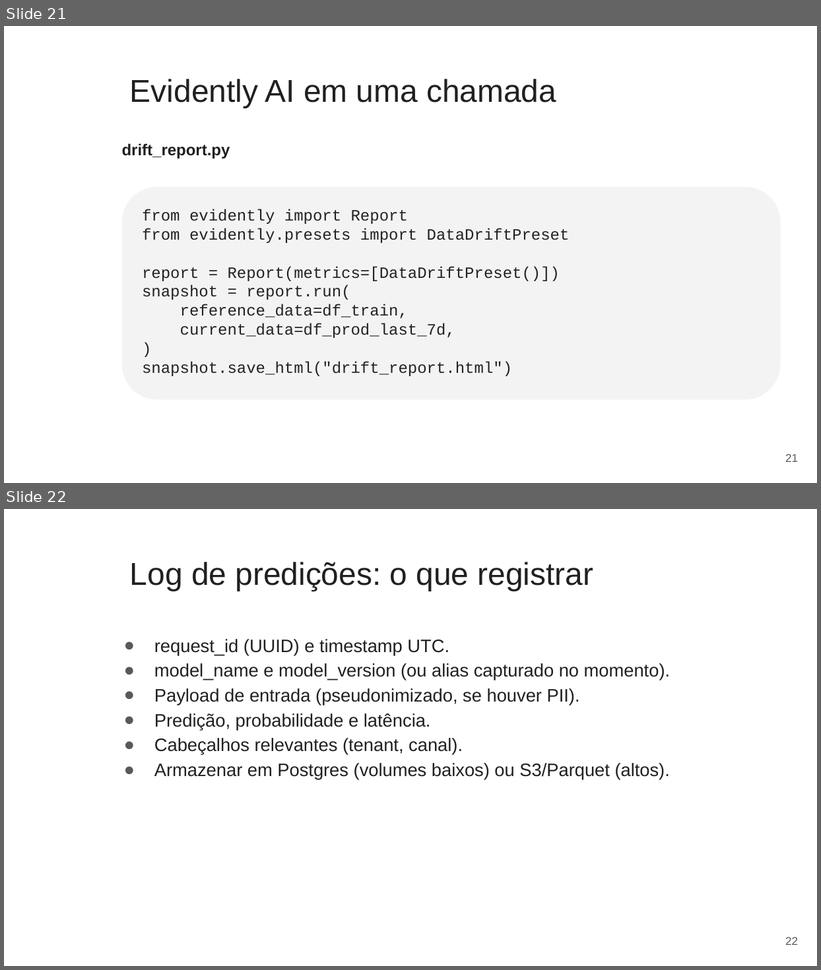
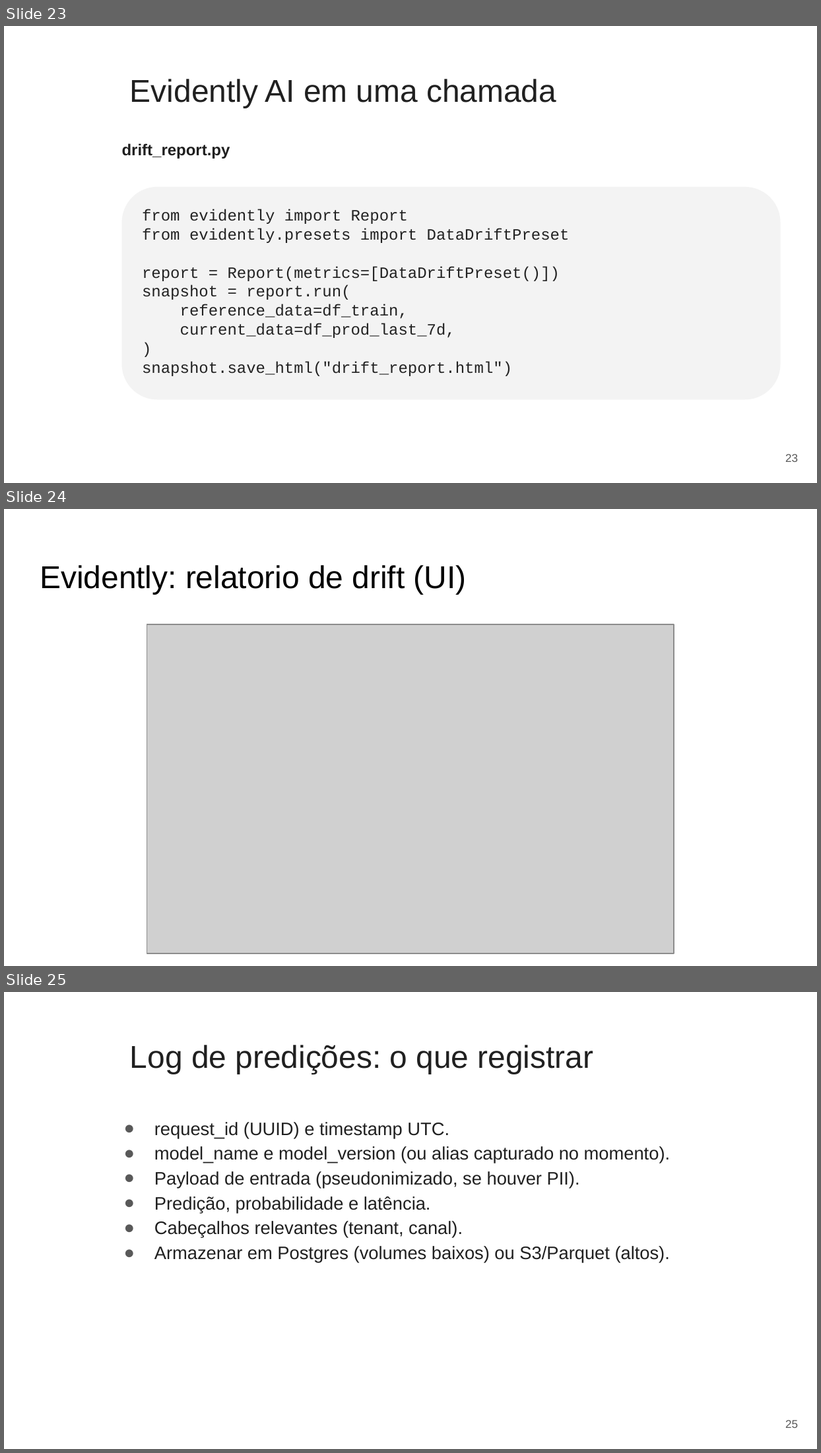
Before and after one commit to gilvanveras/gilvanvmj-mlops-icev, a slide deck: Slides_Domingo.pptx. Shown one above the other, each under a label of ours: slides 21 and 22 before the commit, slides 23, 24 and 25 after it. The pictures are 821x970 and 821x1453 pixels, drawn with LibreOffice and Linux fonts; fonts in the diff are those of the drawing; grey boxes stand for pictures; background and template pictures are left out. Boxes give left, top, right and bottom in pixels: in the first picture for what was removed or moved away, otherwise in the second. Text is boxed around its words. In the diff, an @@ line names an element or a change of style, - is before the commit and + after.

Commit message:
docs(slides): onda 2 + screenshots de UI
Sabado: 3 slides novos (estrutura src/, promover @champion, /predict+WineInput) e 3 screenshots de UI (compare, registry @champion, swagger).
Domingo: 3 screenshots de UI (CI Actions verde, docker compose, drift Evidently).

```diff
--- a/Slides_Domingo.pptx
+++ b/Slides_Domingo.pptx
@@ slide 24 added at [4, 509, 817, 966], background picture (left out) @@
@@ title added at [40, 565, 467, 594], 28 pt, text #000000 @@
+Evidently: relatorio de drift (UI)
@@ picture added at [147, 625, 674, 954] @@
@@ what was slide 21 is now slide 23 @@
@@ page number at [785, 454, 798, 462]: text changed @@
-21
+23
@@ what was slide 22 is now slide 25 @@
@@ page number at [785, 1420, 798, 1428]: text changed @@
-22
+25
```
Also in this commit, not shown: 2 other slides added, 1 other file.
